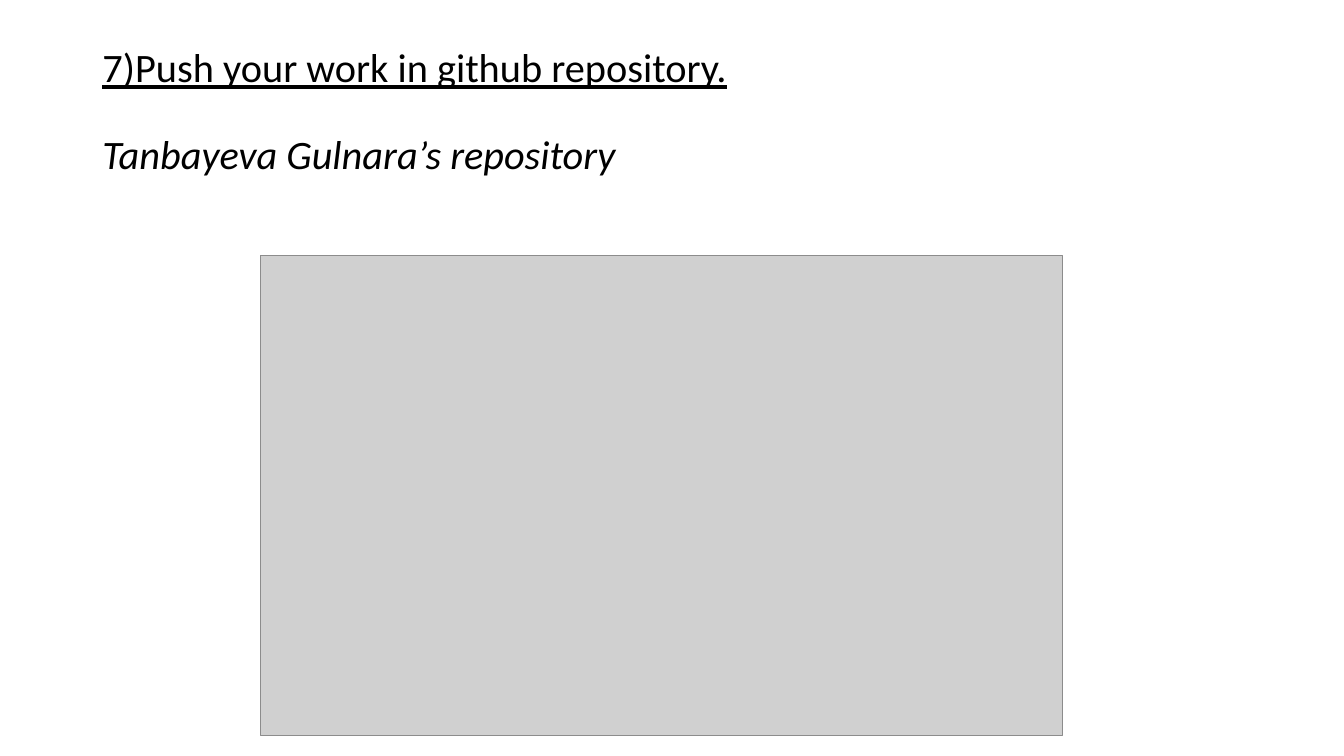
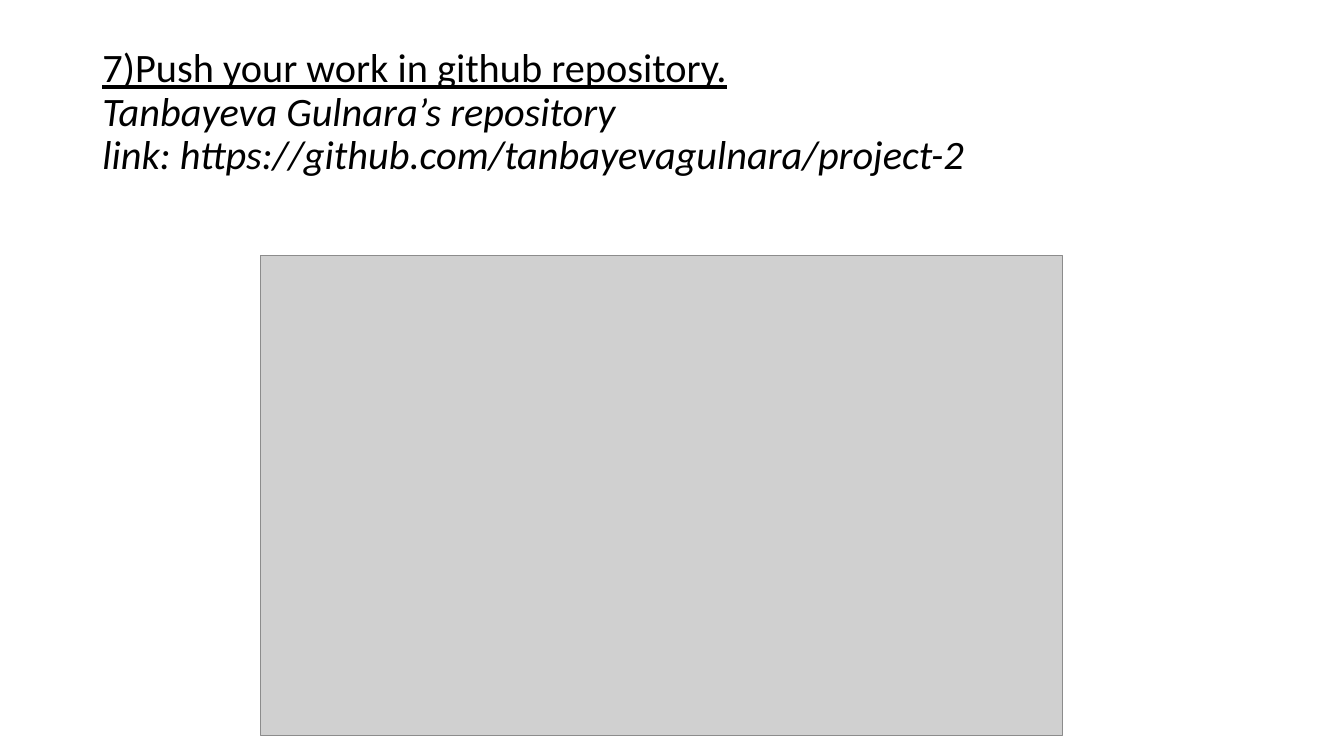
Before and after one commit to tanbayevagulnara/project-2, a slide deck: slide 26 of project2.pptx. Drawn at 1344x756 pixels with LibreOffice and Linux fonts; fonts in the diff are those of the drawing; grey boxes stand for pictures. Boxes give left, top, right and bottom in pixels: in the first picture for what was removed or moved away, otherwise in the second. Text is boxed around its words. In the diff, an @@ line names an element or a change of style, - is before the commit and + after.

Commit message:
final changes

```diff
--- a/project2.pptx
+++ b/project2.pptx
@@ title at bbox=[102, 52, 964, 176]: text changed; italic on @@
-7)Push your work in github repository.
-Tanbayeva Gulnara’s repository
+7)Push your work in github repository.
+Tanbayeva Gulnara’s repository
+link: https://github.com/tanbayevagulnara/project-2
```
